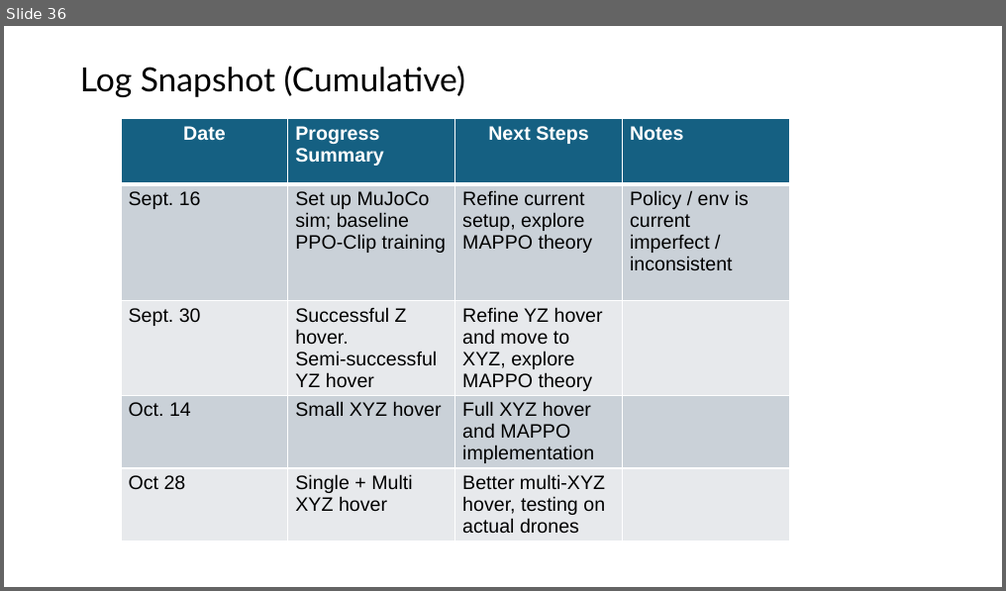
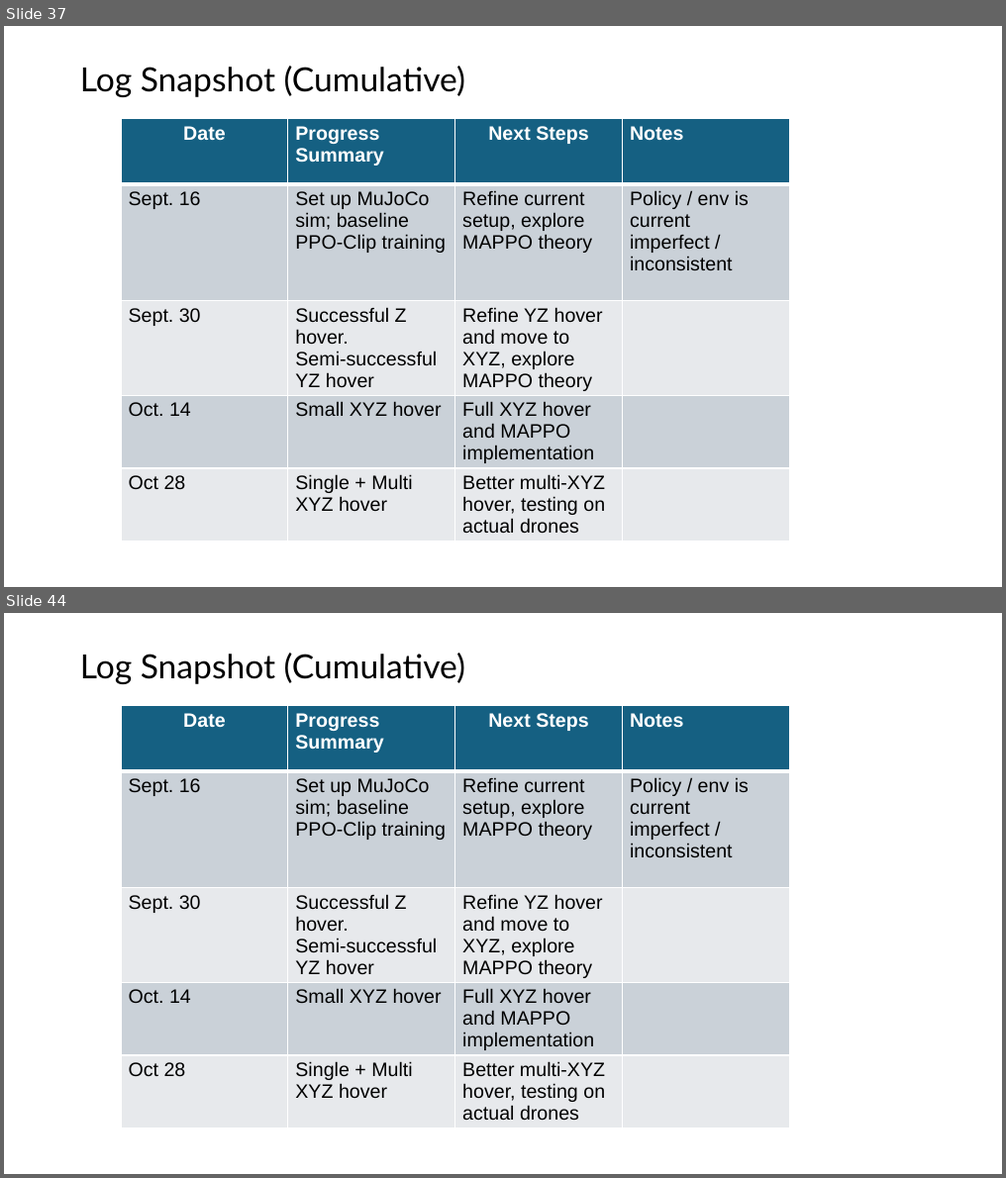
Before and after one commit to shazia-dewan/multi-agentCrazyflieLift, a slide deck: docs/MIRL LAB Honours Project Bi-Weekly Update.pptx. Shown one above the other, each under a label of ours: slide 36 before the commit, slides 37 and 44 after it; the slides between them are not shown. The pictures are 1006x591 and 1006x1178 pixels, drawn with LibreOffice and Linux fonts; fonts in the diff are those of the drawing. Boxes give left, top, right and bottom in pixels: in the first picture for what was removed or moved away, otherwise in the second. Text is boxed around its words. In the diff, an @@ line names an element or a change of style, - is before the commit and + after.

```diff
--- a/docs/MIRL LAB Honours Project Bi-Weekly Update.pptx
+++ b/docs/MIRL LAB Honours Project Bi-Weekly Update.pptx
@@ slide 44 added at <box>4,613,1002,1174</box>, background #FFFFFF @@
@@ title added at <box>80,653,465,684</box>, 24 pt, text #000000 @@
+Log Snapshot (Cumulative)
@@ table added at <box>121,706,787,1125</box>, 5 rows, 4 columns @@
+Date | Progress Summary | Next Steps | Notes
+Sept. 16 | Set up MuJoCo sim; baseline PPO-Clip training | Refine current setup, explore MAPPO theory | Policy / env is current imperfect / inconsistent
+Sept. 30 | Successful Z hover. / Semi-successful YZ hover | Refine YZ hover and move to XYZ, explore MAPPO theory | 
+Oct. 14 | Small XYZ hover | Full XYZ hover and MAPPO implementation | 
+Oct 28 | Single + Multi XYZ hover | Better multi-XYZ hover, testing on actual drones | 
@@ what was slide 36 is now slide 37 @@
```
Also in this commit, not shown: 8 other slides added, 1 other file.
